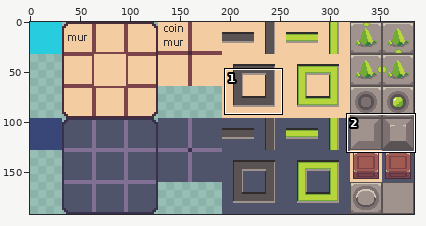
One commit to this sprite sheet: assets/images/tilemap.png. The first picture is a wide view before the edit; the outline marks the close-up.
Close-up. The starting point:
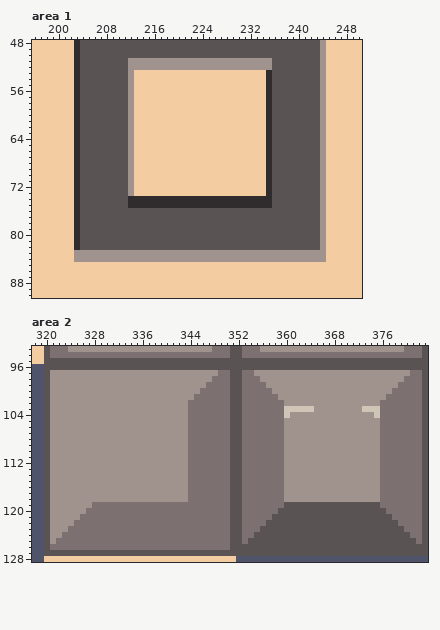
The file is 384x192 pixels. Shown: area 1: x 196..250, y 48..90; area 2: x 318..383, y 93..128. The commit also changed other parts of the picture, which this record leaves out.
Now the later version:
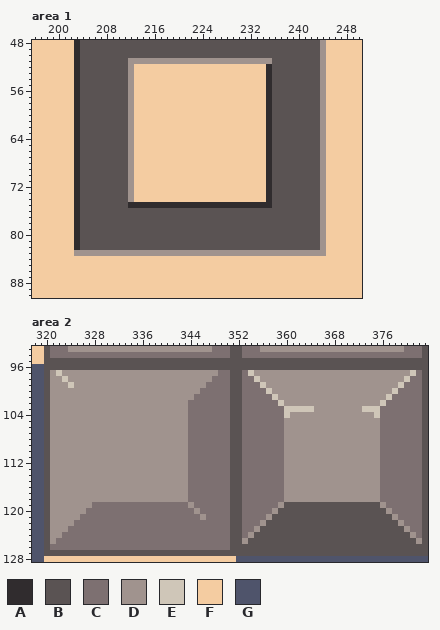
Palette (. is transparent): A #302c2e  B #5a5353  C #7d7071  D #a0938e  E #cfc6b8  F #f4cca1  G #4f546b
The edit:
{"where": "area 1"}
{"y":52,"x":213,"old":"DDDDDDDDDDDDDDDDDDDDDDD","new":"FFFFFFFFFFFFFFFFFFFFFFA"}
{"y":74,"x":212,"old":"AAAAAAAAAAAAAAAAAAAAAAA","new":"DFFFFFFFFFFFFFFFFFFFFFF"}
{"y":84,"x":203,"old":"DDDDDDDDDDDDDDDDDDDDDDDDDDDDDDDDDDDDDDDDDD","new":"FFFFFFFFFFFFFFFFFFFFFFFFFFFFFFFFFFFFFFFFFF"}
{"where": "area 2"}
{"y":97,"x":322,"old":"D","new":"E"}
{"y":97,"x":354,"old":"C","new":"E"}
{"y":97,"x":381,"old":"C","new":"E"}
{"y":98,"x":323,"old":"D","new":"E"}
{"y":98,"x":355,"old":"C","new":"E"}
{"y":98,"x":380,"old":"C","new":"E"}
{"y":99,"x":324,"old":"D","new":"E"}
{"y":99,"x":356,"old":"C","new":"E"}
{"y":99,"x":379,"old":"C","new":"E"}
{"y":100,"x":357,"old":"C","new":"E"}
{"y":100,"x":378,"old":"C","new":"E"}
{"y":101,"x":358,"old":"C","new":"E"}
{"y":101,"x":377,"old":"C","new":"E"}
{"y":102,"x":359,"old":"C","new":"E"}
{"y":102,"x":376,"old":"C","new":"E"}
{"y":119,"x":344,"old":"C","new":"D"}
{"y":119,"x":359,"old":"C","new":"D"}
{"y":119,"x":376,"old":"C","new":"D"}
{"y":120,"x":345,"old":"C","new":"D"}
{"y":120,"x":358,"old":"C","new":"D"}
{"y":120,"x":377,"old":"C","new":"D"}
{"y":121,"x":346,"old":"C","new":"D"}
{"y":121,"x":357,"old":"C","new":"D"}
{"y":121,"x":378,"old":"C","new":"D"}
{"y":122,"x":356,"old":"C","new":"D"}
{"y":122,"x":379,"old":"C","new":"D"}
{"y":123,"x":355,"old":"C","new":"D"}
{"y":123,"x":380,"old":"C","new":"D"}
{"y":124,"x":354,"old":"C","new":"D"}
{"y":124,"x":381,"old":"C","new":"D"}
{"y":125,"x":353,"old":"C","new":"D"}
{"y":125,"x":382,"old":"C","new":"D"}
